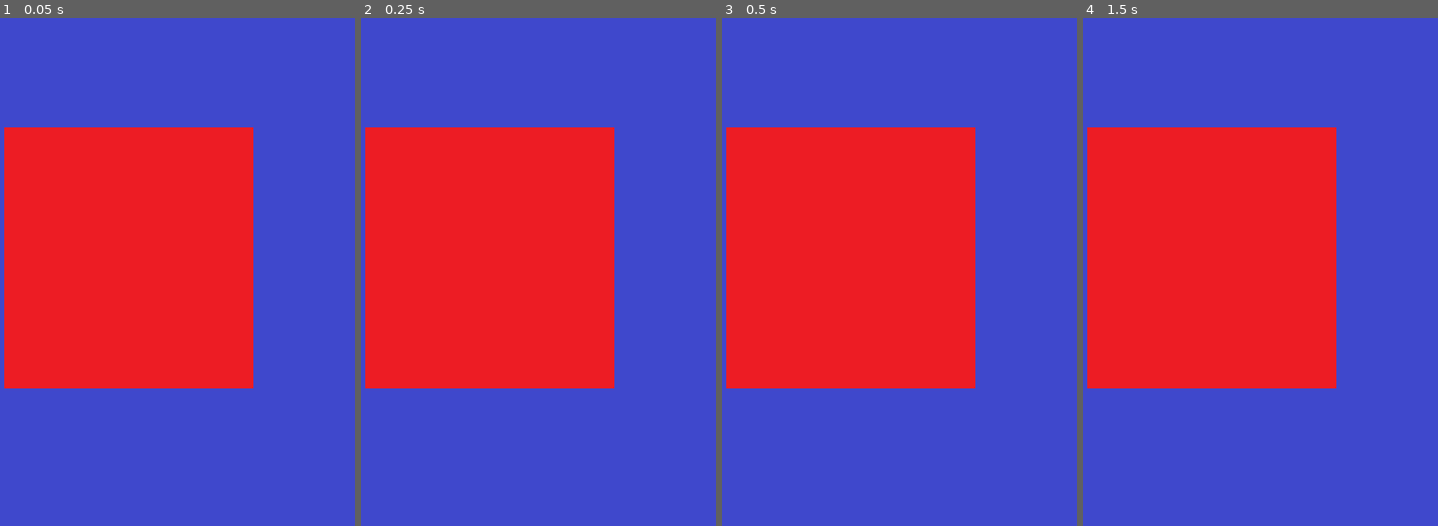
Above: before the commit, frames 1-4 (left to right).
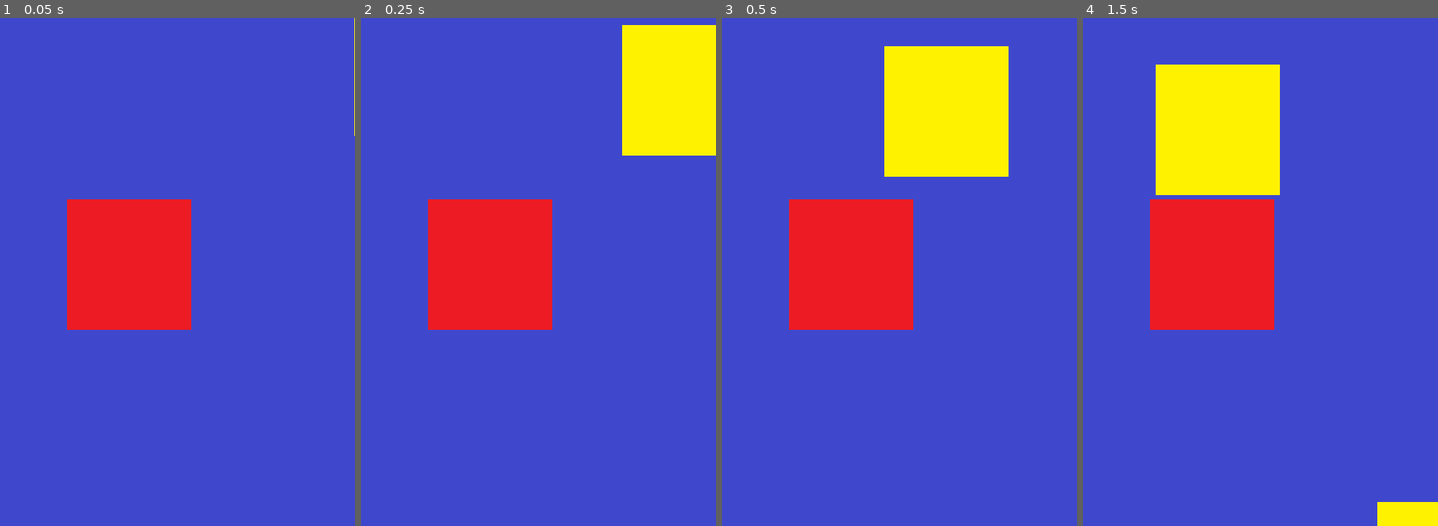
Above: after the commit, the same moments.

Repository: rhiannonst/ggj-2026-masquerblade
Game: Godot game, scene res://DanceFloor.tscn
Same seed, same stepped clock (60 frames per second), same inputs: the game is played once before the commit and once after it. The project has no main scene, so this scene is started directly.
Inputs:
- Up to frame 1 (0.05 s): no input
- Up to frame 2 (0.25 s): no input
- Up to frame 3 (0.5 s): no input
- Up to frame 4 (1.5 s): tap Enter at 1.25 s

The runs differ from the first frame. In frame 1, 27% of the frame differs, in the area x 1-100%, y 0-73%; in frame 2, 34%, in the area x 1-100%, y 1-73%; in frame 3, 34%; in frame 4, 32%.

Commit message:
move to first dance proto

Diff:
--- a/masquerblade/Player.tscn
+++ b/masquerblade/Player.tscn
@@ -195,7 +195,7 @@
 visible = false
 position = Vector2(0, -73)
 sprite_frames = SubResource("SpriteFrames_ictha")
-frame_progress = 0.6841429
+frame_progress = 0.8563789
 
 [node name="Sprite2D" type="Sprite2D" parent="." unique_id=2045816674]
 position = Vector2(0, -186)
@@ -209,3 +209,4 @@
 
 [node name="Camera2D" type="Camera2D" parent="." unique_id=373332629]
 position = Vector2(0, -166)
+zoom = Vector2(0.5, 0.5)
--- a/masquerblade/player.gd
+++ b/masquerblade/player.gd
@@ -1,5 +1,21 @@
 extends CharacterBody2D
-
+#used Google Gemini to learn about tweens
+@onready var target_node: Node2D = $"../EnemyLocation1"
+var game_state = 0
 
 func _ready():
-	print("This node is ready!")
+	if game_state == 0:
+		move_to_initial_target()
+
+func move_to_initial_target():
+	var tween = create_tween()
+	# Interpolate global_position from current value to target over 1.0 seconds
+	tween.tween_property(self, "global_position", target_node.global_position, 1.0)\
+		.set_trans(Tween.TRANS_SINE)\
+		.set_ease(Tween.EASE_OUT)
+	tween.finished.connect(_on_reached_location)
+
+func _on_reached_location():
+	print("Character arrived! Starting first dance...")
+	# Load your minigame scene or toggle UI here
+	#start_minigame_logic()
